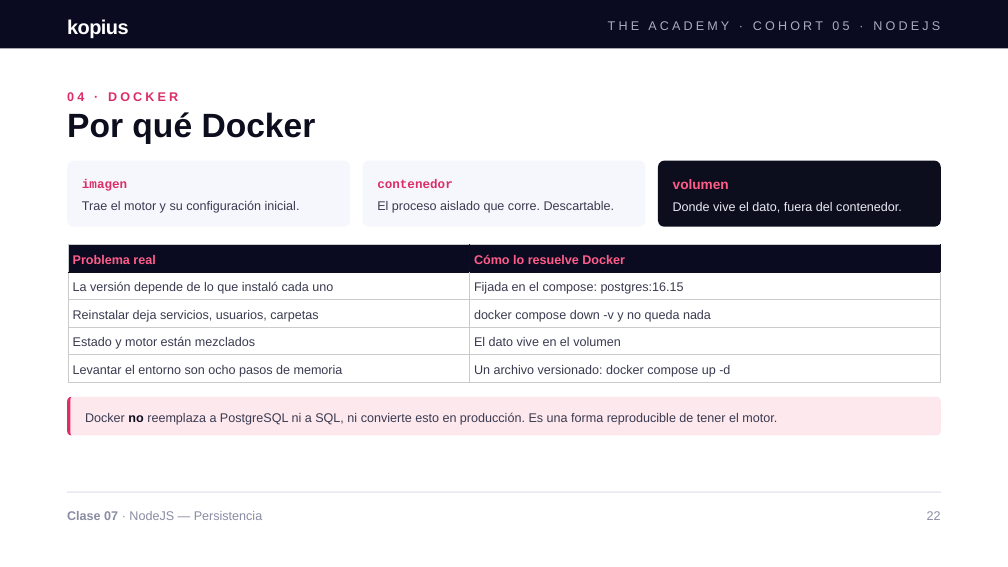
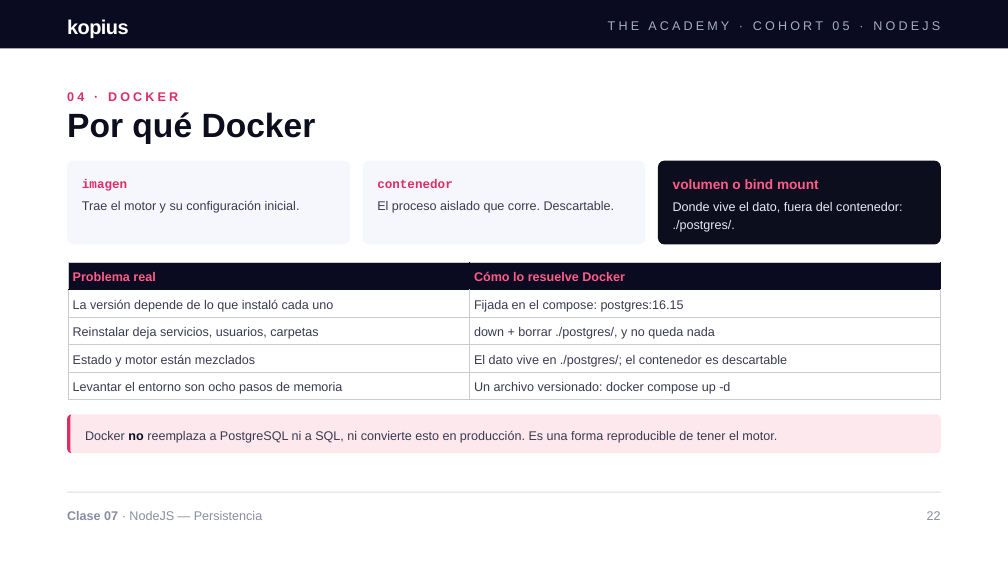
Before and after one commit to aduartekopiustech/node-fullstack-clase-07, a slide deck: slide 22 of docs/Clase_7_de_NodeJS.pptx. Drawn at 1008x567 pixels with LibreOffice and Linux fonts; fonts in the diff are those of the drawing. Boxes give left, top, right and bottom in pixels: in the first picture for what was removed or moved away, otherwise in the second. Text is boxed around its words. In the diff, an @@ line names an element or a change of style, - is before the commit and + after.

```diff
--- a/docs/Clase_7_de_NodeJS.pptx
+++ b/docs/Clase_7_de_NodeJS.pptx
@@ rounded rectangle: place and size @@
-rounded rectangle at (67, 160, 350, 226)
+rounded rectangle at (67, 160, 350, 244)
@@ rounded rectangle: place and size @@
-rounded rectangle at (363, 160, 646, 226)
+rounded rectangle at (363, 160, 646, 244)
@@ proportions changed in 3 elements at (67, 160, 350, 244), (363, 160, 646, 244), (658, 160, 941, 244) @@
@@ rounded rectangle: place and size @@
-rounded rectangle at (658, 160, 941, 226)
+rounded rectangle at (658, 160, 941, 244)
@@ text at (673, 179, 819, 189): text changed @@
-volumen
+volumen o bind mount
@@ text at (673, 202, 902, 232): text changed @@
-Donde vive el dato, fuera del contenedor.
+Donde vive el dato, fuera del contenedor: ./postgres/.
@@ table at (68, 262, 941, 400) @@
-row 3, column 2: docker compose down -v y no queda nada
+row 3, column 2: down + borrar ./postgres/, y no queda nada
-row 4, column 2: El dato vive en el volumen
+row 4, column 2: El dato vive en ./postgres/; el contenedor es descartable
@@ 1 rounded rectangle, 1 table, 1 freeform shape: place and size @@
-1 rounded rectangle, 1 table, 1 freeform shape at (67, 245, 941, 436)
+1 rounded rectangle, 1 table, 1 freeform shape at (67, 262, 941, 453)
```
Also in this commit, not shown: 16 other slides changed, 6 slides added, 1 slide removed.
